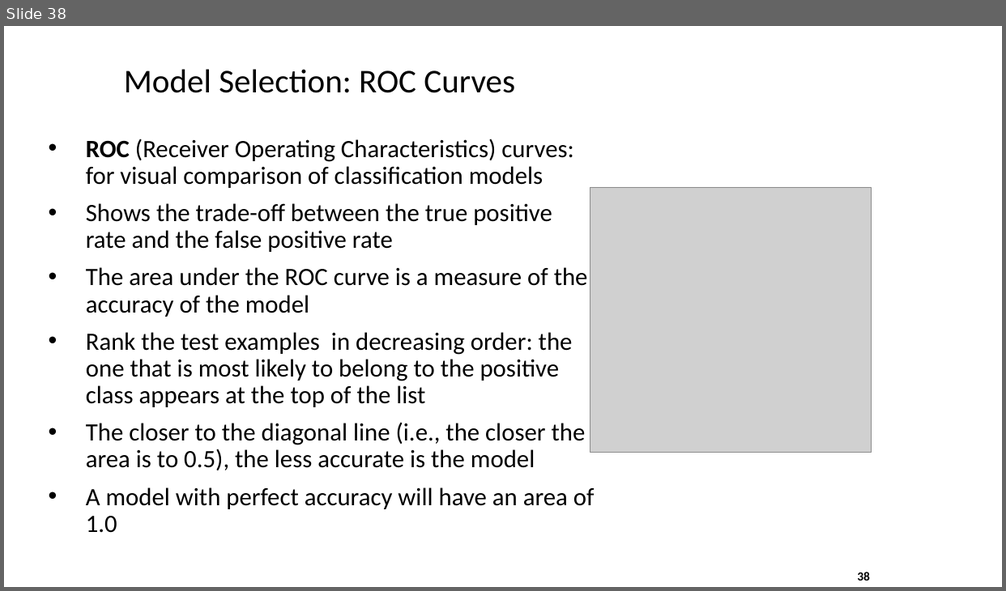
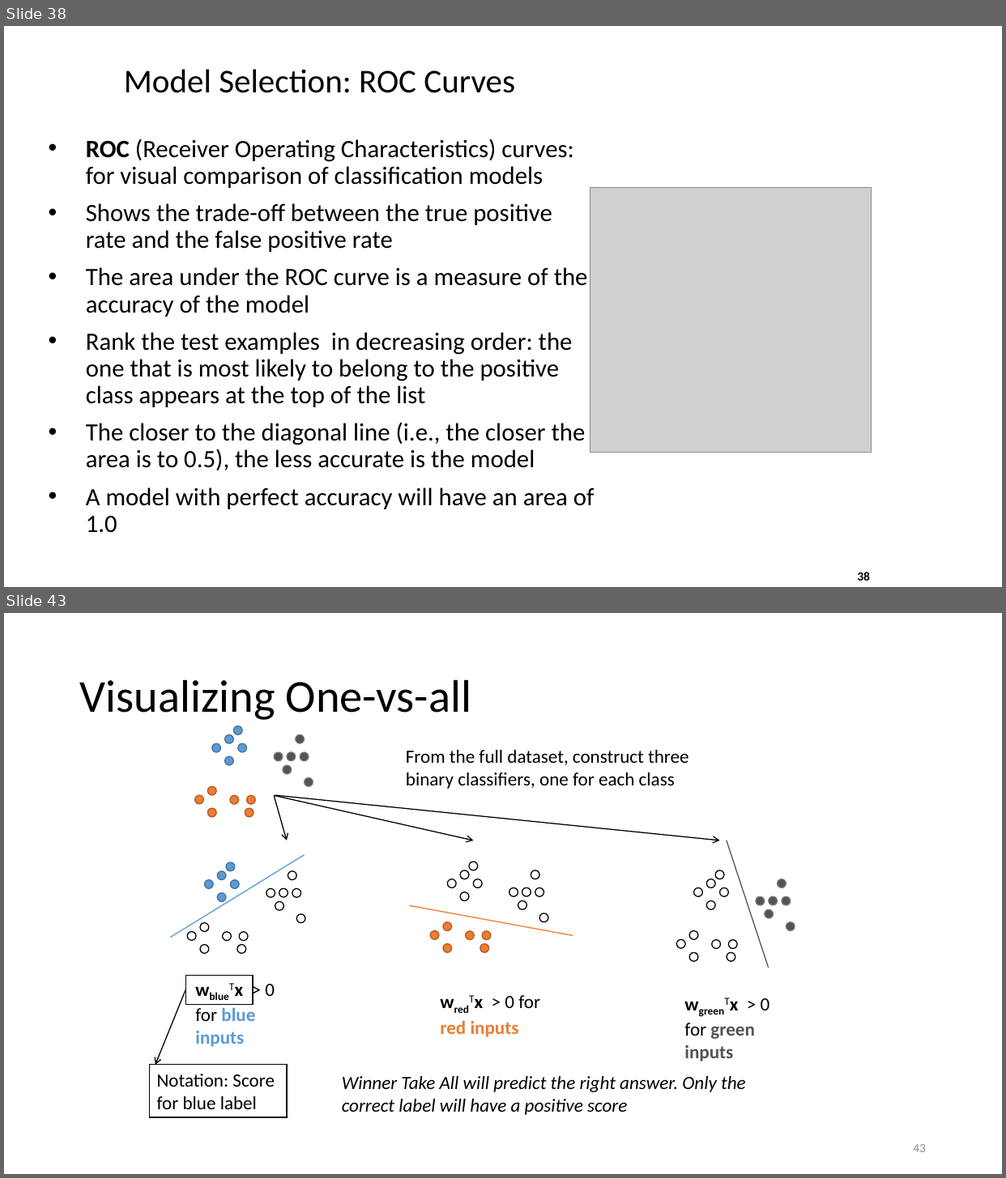
Before and after one commit to ramcdougal/cbb750, a slide deck: data mining/data mining 1.pptx. Shown one above the other, each under a label of ours: slide 38 before the commit, slides 38 and 43 after it; the slides between them are not shown. The pictures are 1006x591 and 1006x1178 pixels, drawn with LibreOffice and Linux fonts; fonts in the diff are those of the drawing; grey boxes stand for pictures. Boxes give left, top, right and bottom in pixels: in the first picture for what was removed or moved away, otherwise in the second. Text is boxed around its words. In the diff, an @@ line names an element or a change of style, - is before the commit and + after.

```diff
--- a/data mining/data mining 1.pptx
+++ b/data mining/data mining 1.pptx
@@ slide 43 added at (4, 613, 1002, 1174), background #FFFFFF @@
@@ title added at (80, 679, 471, 720), 44 pt, text #000000 @@
+Visualizing One-vs-all
@@ group added at (195, 726, 313, 817): 17 ellipses @@
@@ text added at (406, 750, 689, 789), 18 pt, text #000000 @@
+From the full dataset, construct three binary classifiers, one for each class
@@ arrow added from (275, 796) to (287, 841), #000000 1 pt @@
@@ arrow added from (275, 796) to (473, 841), #000000 1 pt @@
@@ arrow added from (275, 796) to (720, 841), #000000 1 pt @@
@@ rectangle added at (186, 975, 253, 1004), outline #000000 1 pt @@
@@ arrow added from (186, 990) to (155, 1065), #000000 1 pt @@
@@ group added at (170, 855, 305, 1047): 17 ellipses, 1 line, 1 text @@
+wblueTx > 0 for blue inputs
@@ group added at (409, 862, 573, 1037): 17 ellipses, 1 line, 1 text @@
+wredTx > 0 for red inputs
@@ group added at (677, 841, 795, 1062): 17 ellipses, 1 line, 1 text @@
+wgreenTx > 0 for green inputs
@@ rectangle added at (149, 1065, 286, 1118), fill #FFFFFF, outline #000000 1 pt, 18 pt, text #000000 @@
+Notation: Score for blue label
@@ text added at (342, 1076, 746, 1115), 18 pt, text #000000, italic @@
+Winner Take All will predict the right answer. Only the correct label will have a positive score
@@ page number added at (913, 1144, 926, 1152), 12 pt, text #8C8C8C @@
+43
```
Also in this commit, not shown: 2 slides changed, 15 other slides added, 1 slide removed.
